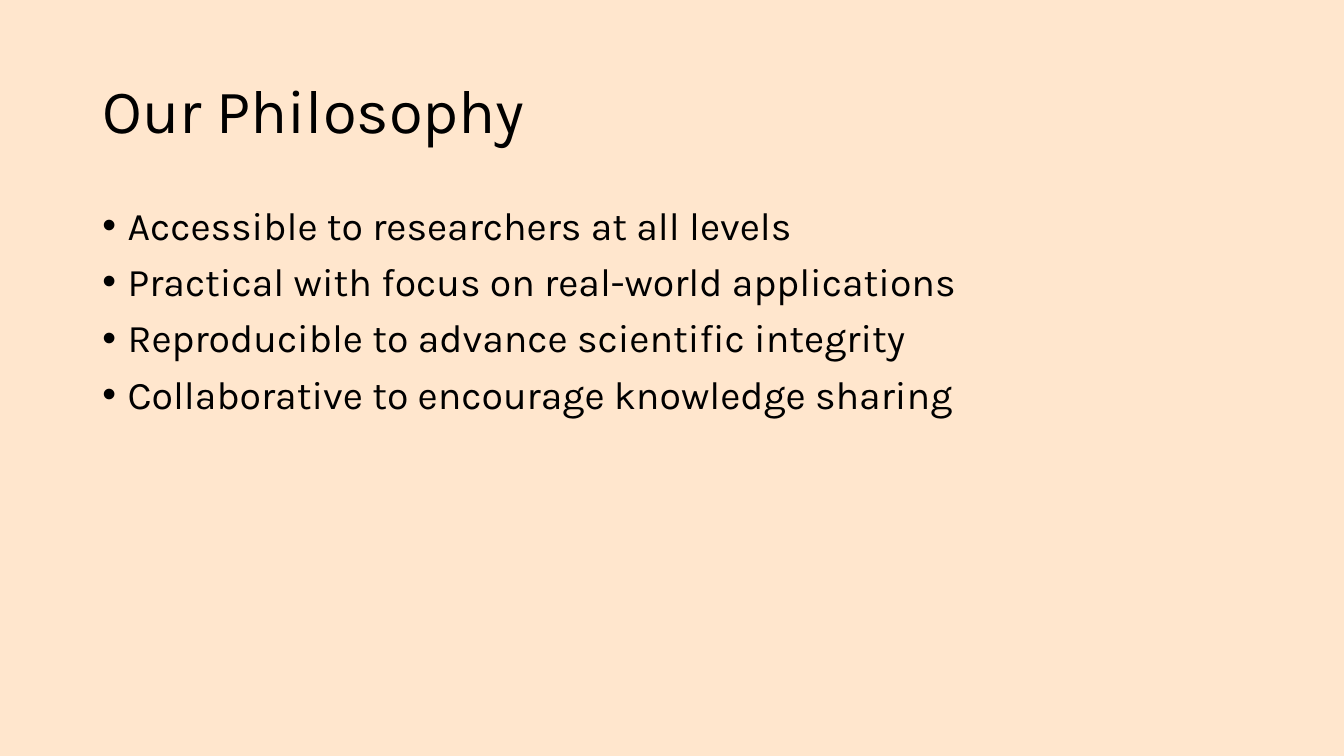
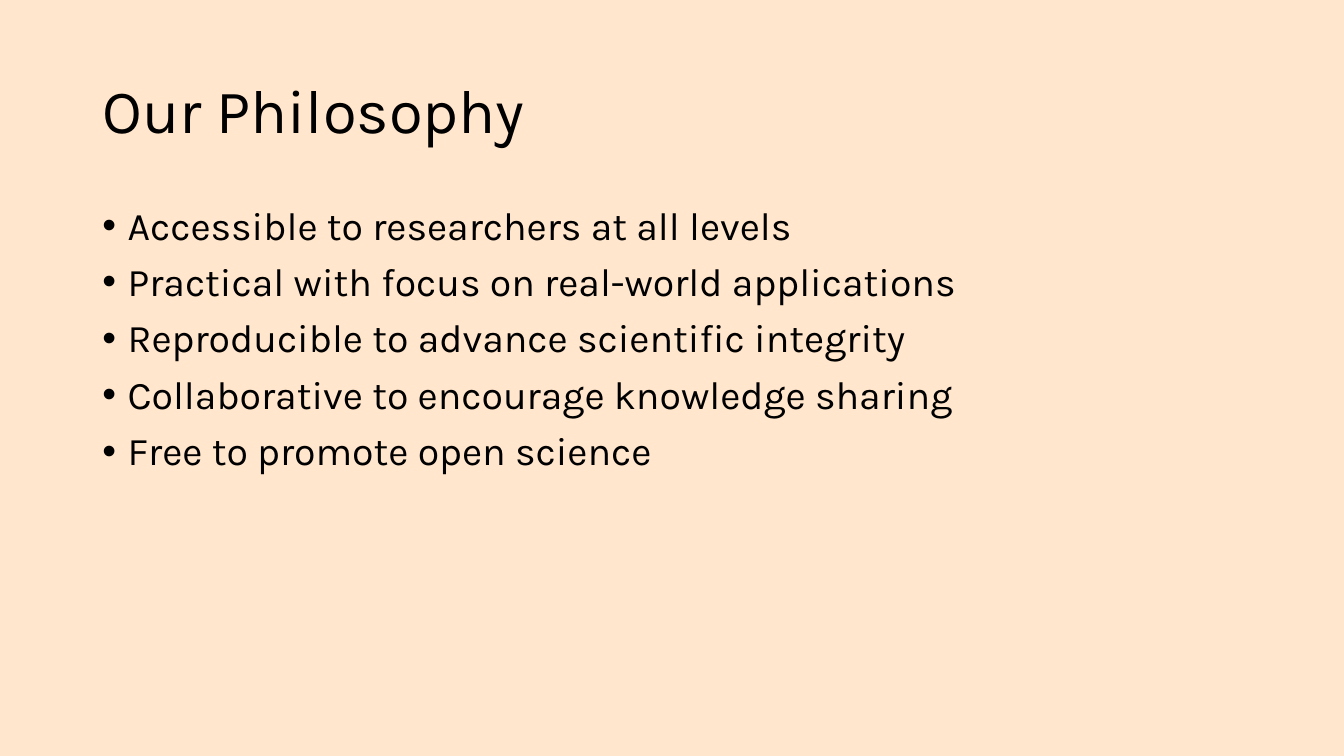
Before and after one commit to rstats-bootcamp/RStatsBootcamp-2025, a slide deck: slide 3 of slides/topics/00_about_bootcamp.pptx. Drawn at 1344x756 pixels with LibreOffice and Linux fonts; fonts in the diff are those of the drawing. Boxes give left, top, right and bottom in pixels: in the first picture for what was removed or moved away, otherwise in the second. Text is boxed around its words. In the diff, an @@ line names an element or a change of style, - is before the commit and + after.

```diff
--- a/slides/topics/00_about_bootcamp.pptx
+++ b/slides/topics/00_about_bootcamp.pptx
@@ text at [128, 438, 651, 475]: paragraph added @@
+• Free to promote open science
```
Also in this commit, not shown: 3 other slides changed, 1 slide added, 16 other files.
